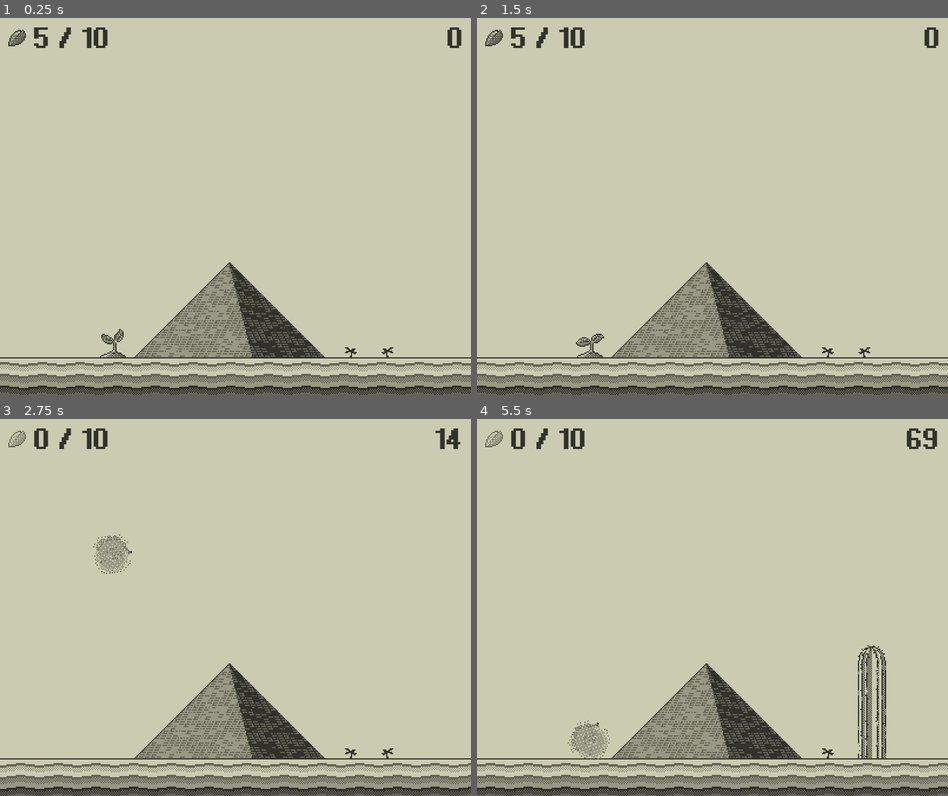
Above: before the commit, frames 1-4 (two rows, left to right).
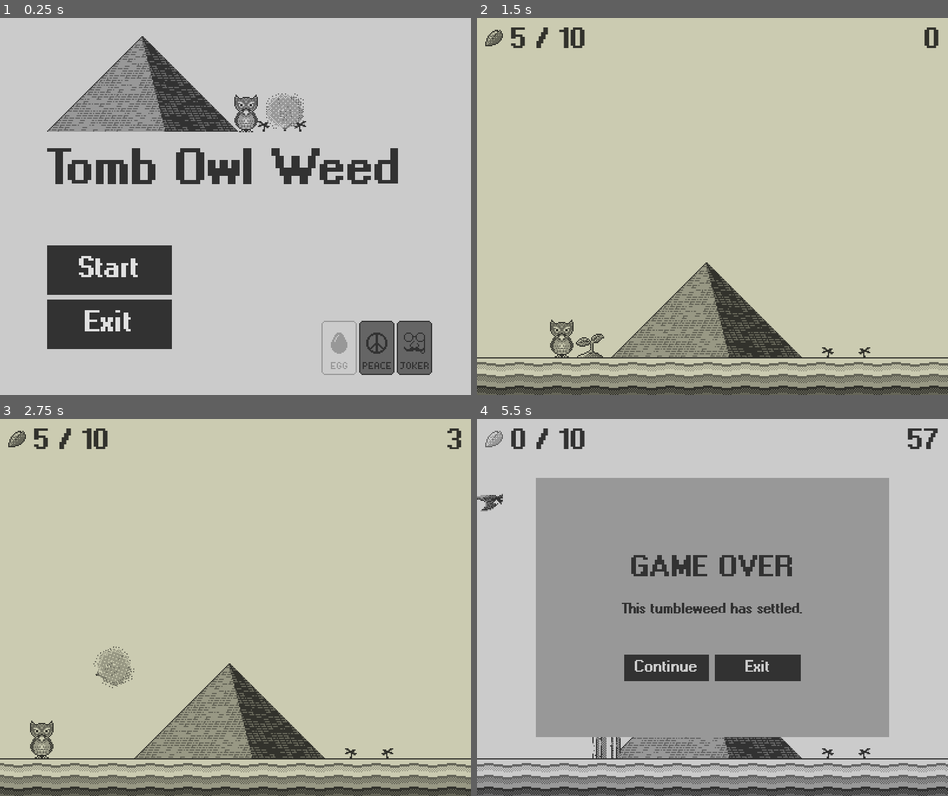
Above: after the commit, the same moments.

Repository: luminoray/Tomb-Owl-Weed
Game: Godot game, scene res://src/Levels/Title.tscn
Same seed, same stepped clock (60 frames per second), same inputs: the game is played once before the commit and once after it. Before the commit the project starts from res://src/Levels/LevelTest.tscn.
Inputs (mouse positions are in pixels of both pictures, inside the frame that each line leads up to):
- Up to frame 1 (0.25 s): no input
- Up to frame 2 (1.5 s): click (585, 270) at 0.5 s, where only the run after the commit has a clickable "Start"; tap Enter at 1.25 s; hold W (glide) from 1.28 s (still down)
- Up to frame 3 (2.75 s): tap Space (jump) at 1.52, 1.82, 2, 2.27, 2.57 s; release W (glide) at 2.03 s; tap Z (seed) at 2.1 s
- Up to frame 4 (5.5 s): hold W (glide) 2.78-3.53 s; tap Z (seed) at 3.6, 5.1 s; tap Space (jump) at 3.77, 4.07, 4.52, 4.82, 5.27 s; hold W (glide) 4.28-5.03 s

The runs differ from the first frame. In frame 1, 100% of the frame differs, in the area x 0-100%, y 0-100%; in frame 2, 0.4%; in frame 3, 3.7%; in frame 4, 91%.

Commit message:
Added title screen

Diff:
--- a/project.godot
+++ b/project.godot
@@ -21,8 +21,8 @@
 [application]
 
 config/name="Tomb Owl Weed"
-run/main_scene="res://src/Levels/LevelTest.tscn"
-config/icon="res://icon.png"
+run/main_scene="res://src/Levels/Title.tscn"
+config/icon="res://assets/owl.png"
 
 [display]
 
--- a/src/Levels/LevelTest.tscn
+++ b/src/Levels/LevelTest.tscn
@@ -10,6 +10,7 @@
 [ext_resource path="res://src/Actors/Plant.tscn" type="PackedScene" id=8]
 [ext_resource path="res://assets/pyramid.png" type="Texture" id=9]
 [ext_resource path="res://assets/city.png" type="Texture" id=10]
+[ext_resource path="res://assets/owl.png" type="Texture" id=11]
 
 [sub_resource type="ConvexPolygonShape2D" id=1]
 points = PoolVector2Array( 0, 0, 32, 0, 32, 32, 0, 32 )
@@ -63,6 +64,12 @@
 [node name="Obstacles" type="Node2D" parent="Actors"]
 script = ExtResource( 6 )
 
+[node name="owl" type="Sprite" parent="Actors/Obstacles"]
+position = Vector2( 72, 272 )
+texture = ExtResource( 11 )
+
+[node name="Hitbox" type="Area2D" parent="Actors/Obstacles/owl"]
+
 [node name="GameOver" parent="." instance=ExtResource( 5 )]
 
 [node name="UI" parent="." instance=ExtResource( 3 )]
--- /dev/null
+++ b/src/Levels/Title.tscn
@@ -0,0 +1,86 @@
+[gd_scene load_steps=12 format=2]
+
+[ext_resource path="res://assets/pyramid.png" type="Texture" id=1]
+[ext_resource path="res://assets/tumbleweed_r.png" type="Texture" id=2]
+[ext_resource path="res://assets/Adobe Dia.tres" type="DynamicFontData" id=3]
+[ext_resource path="res://assets/owl.png" type="Texture" id=4]
+[ext_resource path="res://src/UI/GameOverButton.tres" type="StyleBox" id=5]
+[ext_resource path="res://src/UI/Exit.gd" type="Script" id=6]
+[ext_resource path="res://src/UI/Start.gd" type="Script" id=7]
+[ext_resource path="res://assets/wildcards.png" type="Texture" id=8]
+
+[sub_resource type="DynamicFont" id=1]
+size = 66
+font_data = ExtResource( 3 )
+
+[sub_resource type="DynamicFont" id=2]
+size = 40
+font_data = ExtResource( 3 )
+
+[sub_resource type="DynamicFont" id=3]
+size = 40
+font_data = ExtResource( 3 )
+
+[node name="Title" type="Node2D"]
+
+[node name="Label" type="Label" parent="."]
+margin_left = 40.0
+margin_top = 96.0
+margin_right = 348.0
+margin_bottom = 166.0
+custom_fonts/font = SubResource( 1 )
+custom_colors/font_color = Color( 0.2, 0.2, 0.2, 1 )
+text = "Tomb Owl Weed"
+__meta__ = {
+"_edit_use_anchors_": false
+}
+
+[node name="pyramid" type="Sprite" parent="."]
+position = Vector2( 168, 56 )
+texture = ExtResource( 1 )
+
+[node name="owl" type="Sprite" parent="."]
+position = Vector2( 209, 81 )
+texture = ExtResource( 4 )
+
+[node name="tumbleweed_r" type="Sprite" parent="."]
+position = Vector2( 242, 80 )
+texture = ExtResource( 2 )
+
+[node name="wildcards" type="Sprite" parent="."]
+position = Vector2( 320, 280 )
+texture = ExtResource( 8 )
+
+[node name="VBoxContainer" type="VBoxContainer" parent="."]
+margin_left = 45.0
+margin_top = 193.0
+margin_right = 141.0
+margin_bottom = 281.0
+__meta__ = {
+"_edit_use_anchors_": false
+}
+
+[node name="Start" type="Button" parent="VBoxContainer"]
+margin_right = 96.0
+margin_bottom = 42.0
+custom_styles/hover = ExtResource( 5 )
+custom_styles/pressed = ExtResource( 5 )
+custom_styles/focus = ExtResource( 5 )
+custom_styles/normal = ExtResource( 5 )
+custom_fonts/font = SubResource( 2 )
+text = "Start"
+script = ExtResource( 7 )
+
+[node name="Exit" type="Button" parent="VBoxContainer"]
+margin_top = 46.0
+margin_right = 96.0
+margin_bottom = 88.0
+custom_styles/hover = ExtResource( 5 )
+custom_styles/pressed = ExtResource( 5 )
+custom_styles/focus = ExtResource( 5 )
+custom_styles/normal = ExtResource( 5 )
+custom_fonts/font = SubResource( 3 )
+text = "Exit"
+script = ExtResource( 6 )
+[connection signal="pressed" from="VBoxContainer/Start" to="VBoxContainer/Start" method="_on_Start_pressed"]
+[connection signal="pressed" from="VBoxContainer/Exit" to="VBoxContainer/Exit" method="_on_Exit_pressed"]
--- a/src/UI/Exit.gd
+++ b/src/UI/Exit.gd
@@ -1,5 +1,4 @@
 extends Button
-
 
 
 func _on_Exit_pressed() -> void:
--- /dev/null
+++ b/src/UI/Start.gd
@@ -0,0 +1,7 @@
+extends Button
+
+var next_scene = preload("res://src/Levels/LevelTest.tscn")
+
+
+func _on_Start_pressed() -> void:
+	get_tree().change_scene_to(next_scene)
Binary file added: assets/owl.ase
Binary file added: assets/owl.png
Not shown, added: assets/owl.png.import
Binary file added: assets/wildcards.ase
Binary file added: assets/wildcards.png
Not shown, added: assets/wildcards.png.import
Not shown: 1 places in src/Levels/LevelTest.tscn that only renumber resources
